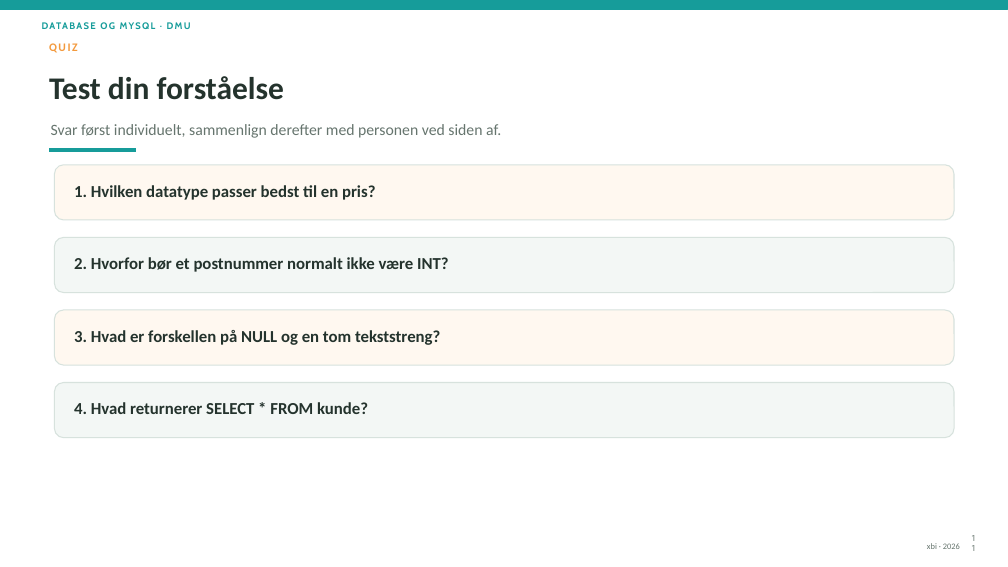
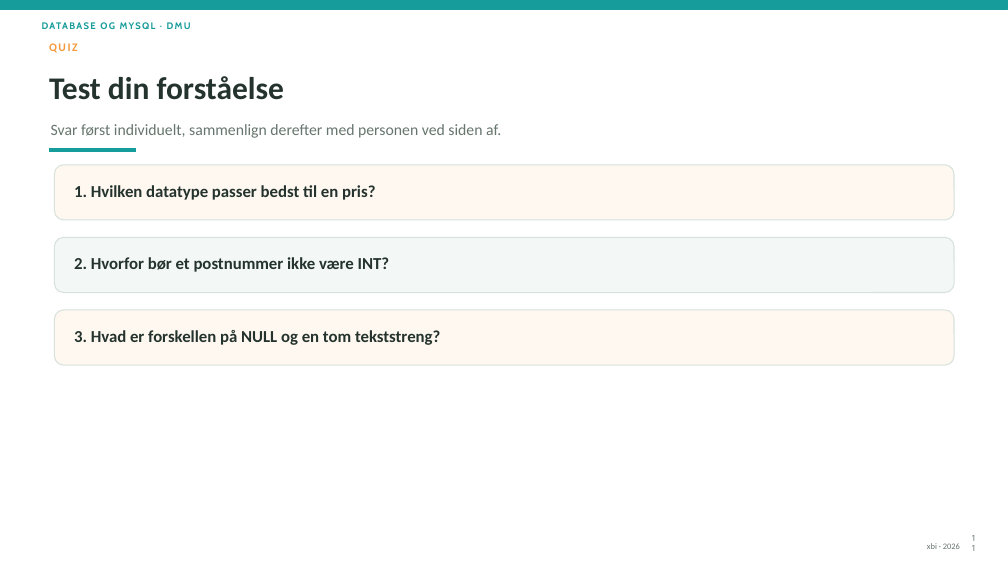
Before and after one commit to xiaoleibi/DMU26, a slide deck: slide 11 of DBPPT/DB Gang3 DataTyper.pptx. Drawn at 1008x567 pixels with LibreOffice and Linux fonts; fonts in the diff are those of the drawing. Boxes give left, top, right and bottom in pixels: in the first picture for what was removed or moved away, otherwise in the second. Text is boxed around its words. In the diff, an @@ line names an element or a change of style, - is before the commit and + after.

```diff
--- a/DBPPT/DB Gang3 DataTyper.pptx
+++ b/DBPPT/DB Gang3 DataTyper.pptx
@@ text at (74, 257, 390, 272): text changed @@
-2. Hvorfor bør et postnummer normalt ikke være INT?
+2. Hvorfor bør et postnummer ikke være INT?
@@ rounded rectangle removed at (54, 383, 954, 438) @@
@@ text removed at (74, 402, 368, 414) @@
-4. Hvad returnerer SELECT * FROM kunde?
```
Also in this commit, not shown: 2 other slides changed, 2 slides added, 1 slide removed, 3 other files.
